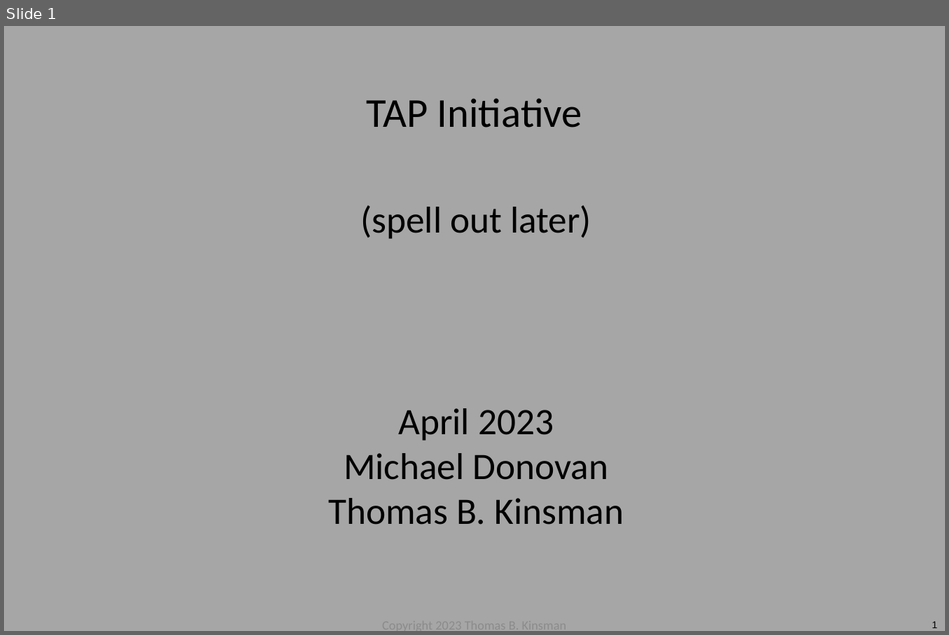
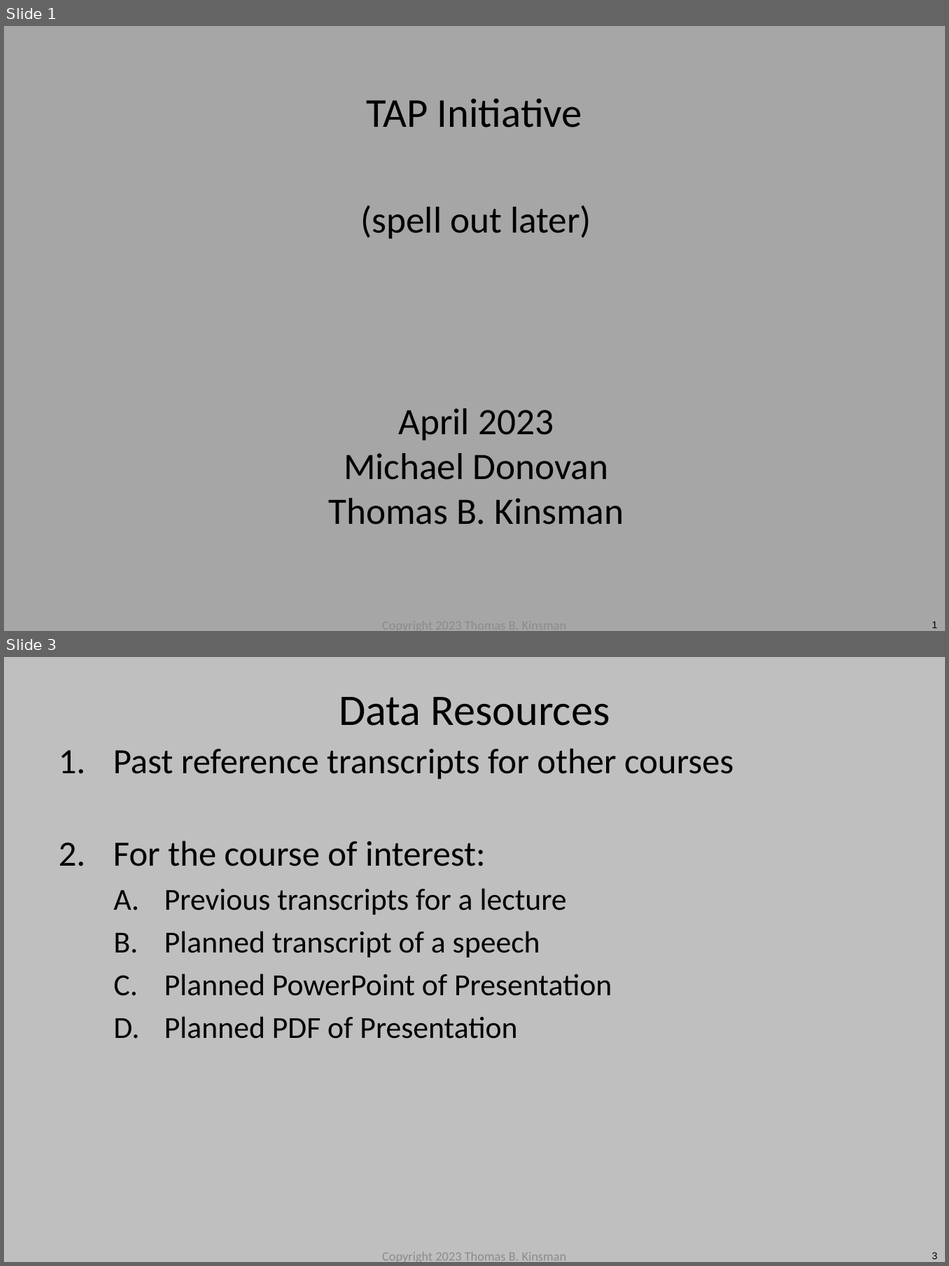
Before and after one commit to mpdnes/transcript-analysis-pipeline, a slide deck: DOODLES_and_NOTES/FLOW__DIAGRAM__for_TAP_v10.pptx. Shown one above the other, each under a label of ours: slide 1 before the commit, slides 1 and 3 after it; the slides between them are not shown. The pictures are 949x635 and 949x1266 pixels, drawn with LibreOffice and Linux fonts; fonts in the diff are those of the drawing. Boxes give left, top, right and bottom in pixels: in the first picture for what was removed or moved away, otherwise in the second. Text is boxed around its words. In the diff, an @@ line names an element or a change of style, - is before the commit and + after.

```diff
--- a/DOODLES_and_NOTES/FLOW__DIAGRAM__for_TAP_v10.pptx
+++ b/DOODLES_and_NOTES/FLOW__DIAGRAM__for_TAP_v10.pptx
@@ slide 3 added at [4, 657, 945, 1262], background #BFBFBF @@
@@ title added at [339, 697, 610, 726], 46.7 pt, text #000000 @@
+Data Resources
@@ text added at [113, 748, 733, 1039], 32.8 pt, text #000000 @@
+1. Past reference transcripts for other courses
+2. For the course of interest:
+  A. Previous transcripts for a lecture
+  B. Planned transcript of a speech
+  C. Planned PowerPoint of Presentation
+  D. Planned PDF of Presentation
@@ text added at [382, 1252, 567, 1262], 13.8 pt, text #8C8C8C @@
+Copyright 2023 Thomas B. Kinsman
@@ page number added at [931, 1252, 937, 1259], 10.6 pt, text #000000 @@
+3
```
Also in this commit, not shown: 2 slides changed, 4 other slides added, 16 other files.
